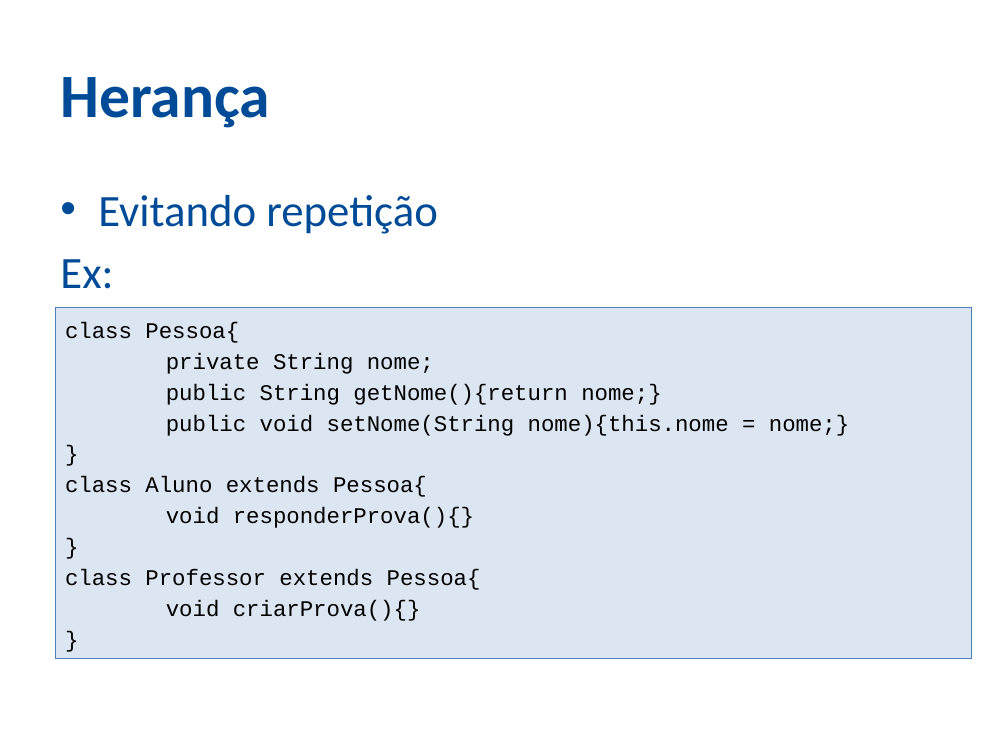
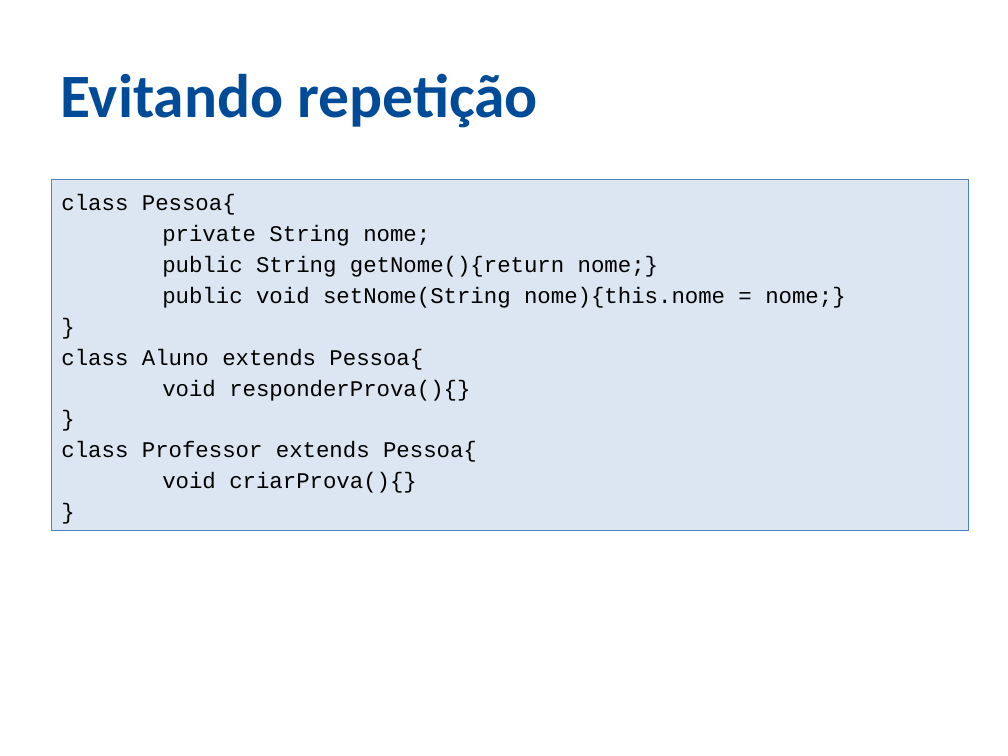
Before and after one commit to ozieljose/java6cert, a slide deck: slide 9 of slides/9-OO.pptx. Drawn at 1008x756 pixels with LibreOffice and Linux fonts; fonts in the diff are those of the drawing; background and template pictures are left out. Boxes give left, top, right and bottom in pixels: in the first picture for what was removed or moved away, otherwise in the second. Text is boxed around its words. In the diff, an @@ line names an element or a change of style, - is before the commit and + after.

```diff
--- a/slides/9-OO.pptx
+++ b/slides/9-OO.pptx
@@ title at (x1=60, y1=73, x2=538, y2=128): text changed @@
-Herança
+Evitando repetição
@@ rectangle "class Pessoa{" moved from (x1=55, y1=307, x2=972, y2=659) to (x1=51, y1=179, x2=968, y2=531) @@
@@ text removed at (x1=60, y1=195, x2=438, y2=289) @@
-• Evitando repetição
-Ex:
```
Also in this commit, not shown: 27 other slides changed, 1 slide removed, 4 other files.
